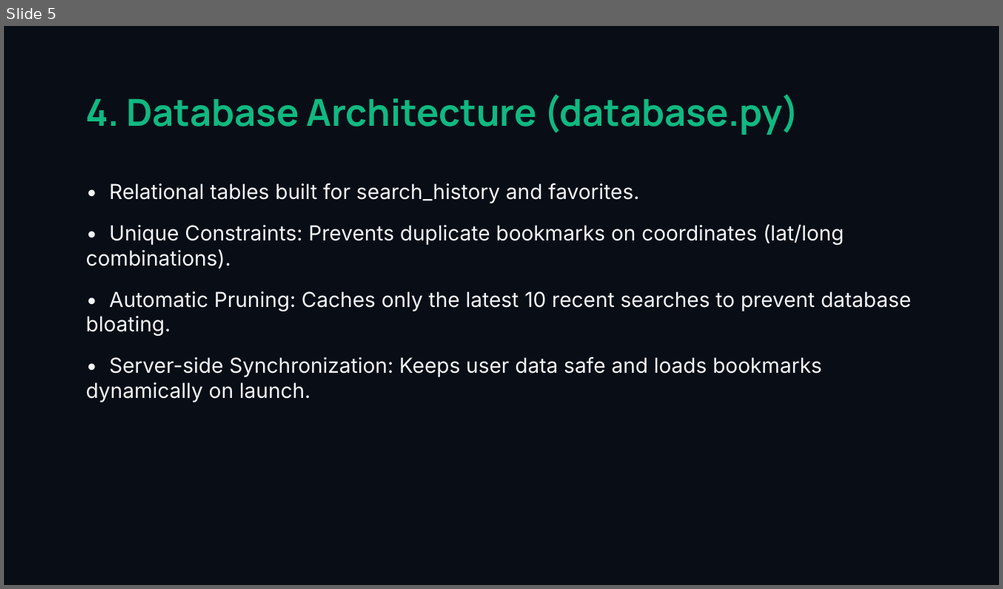
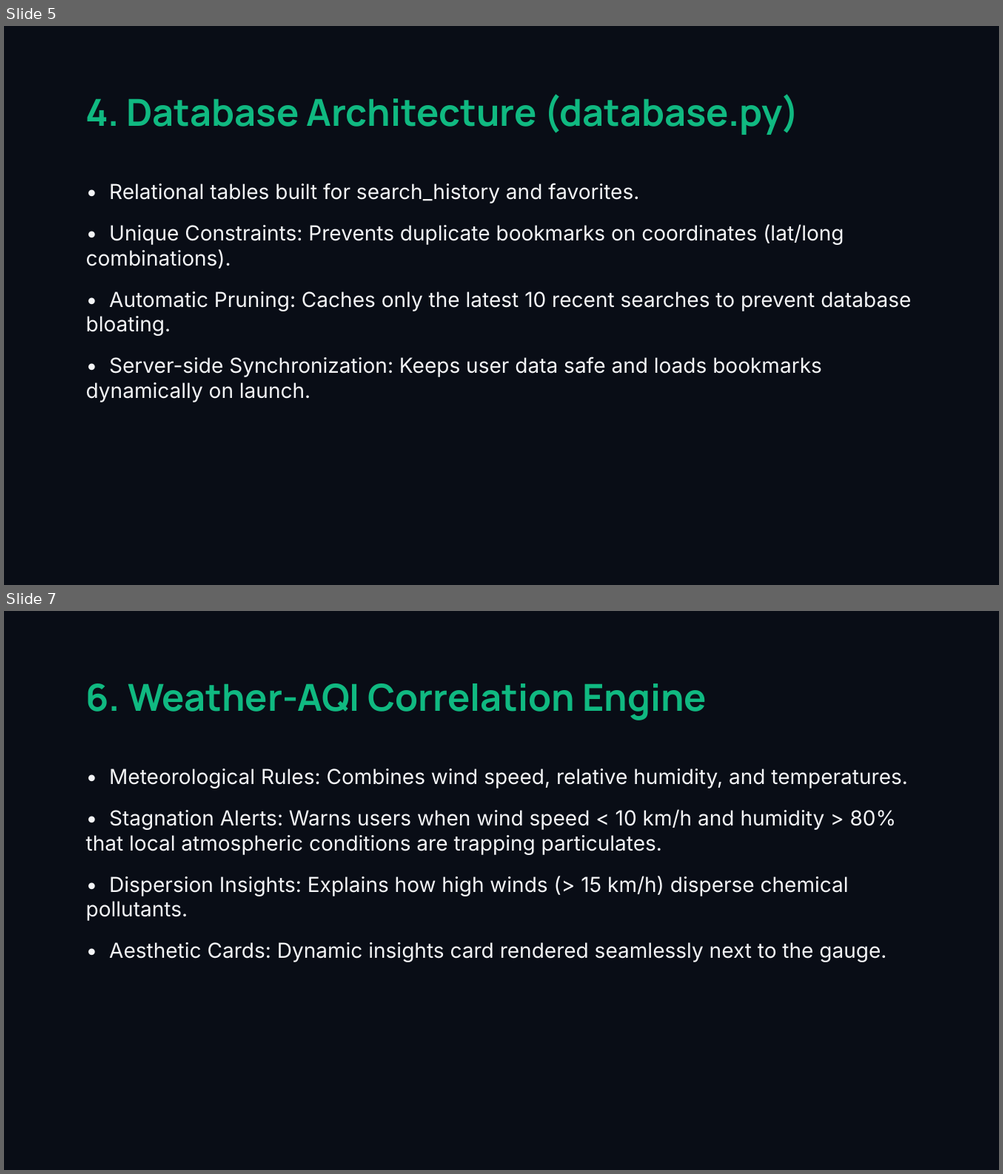
Before and after one commit to Shivaraj519/AeroQuest, a slide deck: AeroQuest_Presentation.pptx. Shown one above the other, each under a label of ours: slide 5 before the commit, slides 5 and 7 after it; the slides between them are not shown. The pictures are 1003x589 and 1003x1174 pixels, drawn with LibreOffice and Linux fonts; fonts in the diff are those of the drawing. Boxes give left, top, right and bottom in pixels: in the first picture for what was removed or moved away, otherwise in the second. Text is boxed around its words. In the diff, an @@ line names an element or a change of style, - is before the commit and + after.

```diff
--- a/AeroQuest_Presentation.pptx
+++ b/AeroQuest_Presentation.pptx
@@ slide 7 added at (4, 611, 999, 1170), background #090D16 @@
@@ text added at (86, 684, 706, 721), 36 pt, text #10B981, bold @@
+6. Weather-AQI Correlation Engine
@@ text added at (86, 769, 908, 963), 20 pt, text #F3F4F6 @@
+• Meteorological Rules: Combines wind speed, relative humidity, and temperatures.
+• Stagnation Alerts: Warns users when wind speed < 10 km/h and humidity > 80% that local atmospheric conditions are trapping particulates.
+• Dispersion Insights: Explains how high winds (> 15 km/h) disperse chemical pollutants.
+• Aesthetic Cards: Dynamic insights card rendered seamlessly next to the gauge.
```
Also in this commit, not shown: 5 slides changed, 3 other slides added, 4 slides removed, 1 other file.
